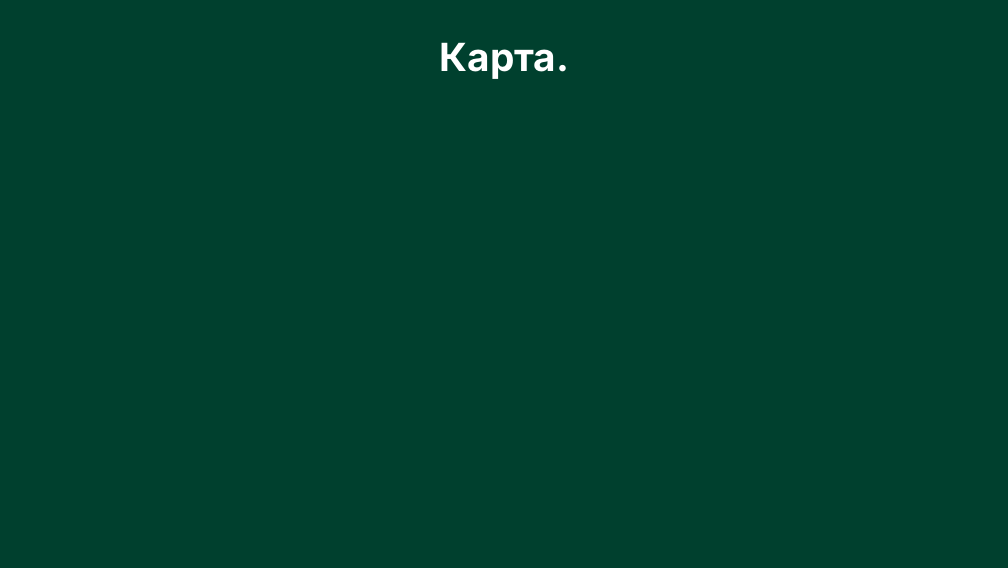
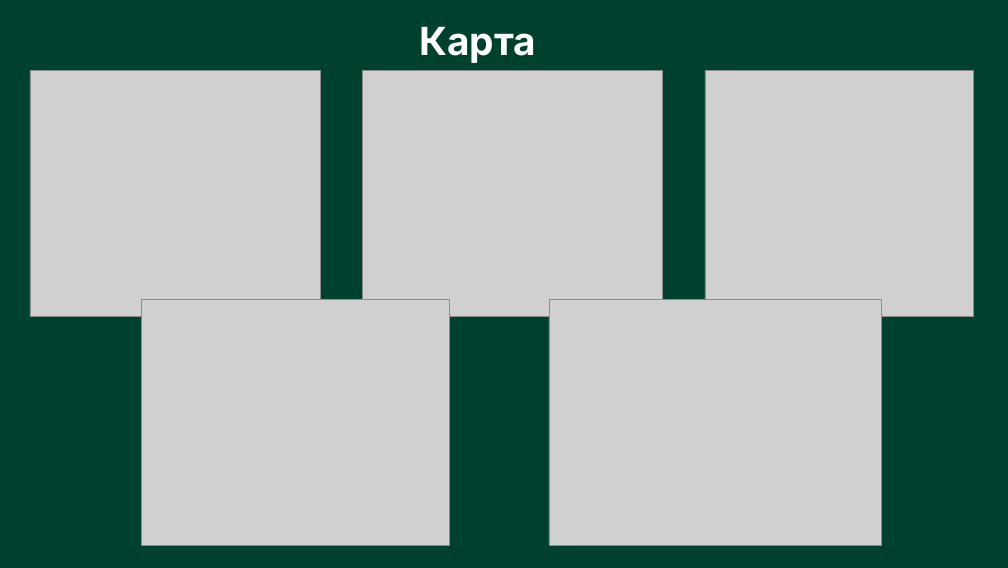
Before and after one commit to Anechka456/PyGame_project, a slide deck: slide 5 of data/Presentation_and_note/Better_together.pptx. Drawn at 1008x568 pixels with LibreOffice and Linux fonts; fonts in the diff are those of the drawing; grey boxes stand for pictures. Boxes give left, top, right and bottom in pixels: in the first picture for what was removed or moved away, otherwise in the second. Text is boxed around its words. In the diff, an @@ line names an element or a change of style, - is before the commit and + after.

```diff
--- a/data/Presentation_and_note/Better_together.pptx
+++ b/data/Presentation_and_note/Better_together.pptx
@@ rounded rectangle "Карта": place and size @@
-rounded rectangle "Карта" at bbox=[440, 42, 570, 79]
+rounded rectangle "Карта" at bbox=[117, 9, 839, 70]
@@ text in rounded rectangle at bbox=[420, 26, 537, 63]: text changed @@
-Карта.
+Карта
@@ picture added at bbox=[30, 70, 320, 317] @@
@@ picture added at bbox=[363, 70, 663, 317] @@
@@ picture added at bbox=[705, 70, 973, 317] @@
@@ picture added at bbox=[141, 299, 449, 546] @@
@@ picture added at bbox=[549, 299, 882, 546] @@
```
Also in this commit, not shown: 6 other slides changed, 2 slides removed, 6 other files.
